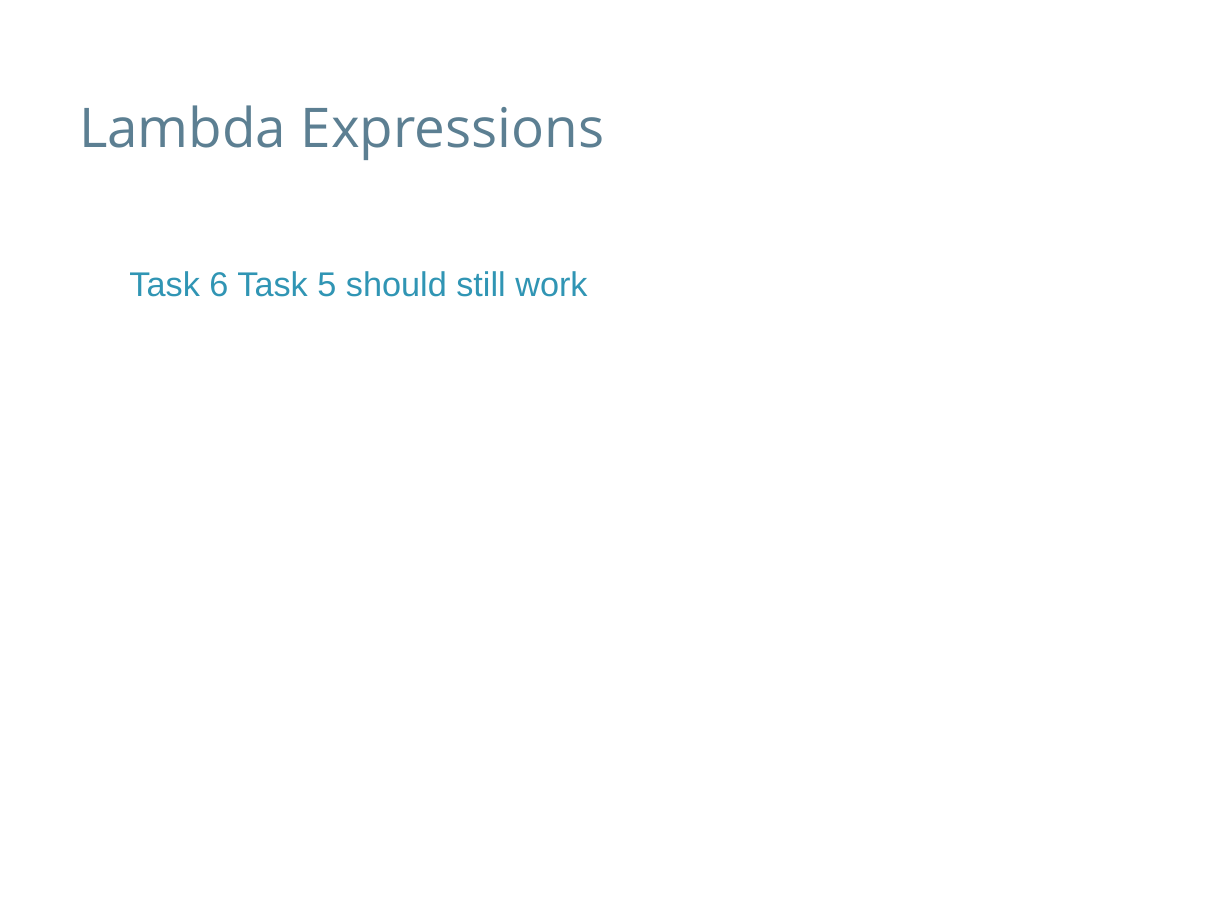
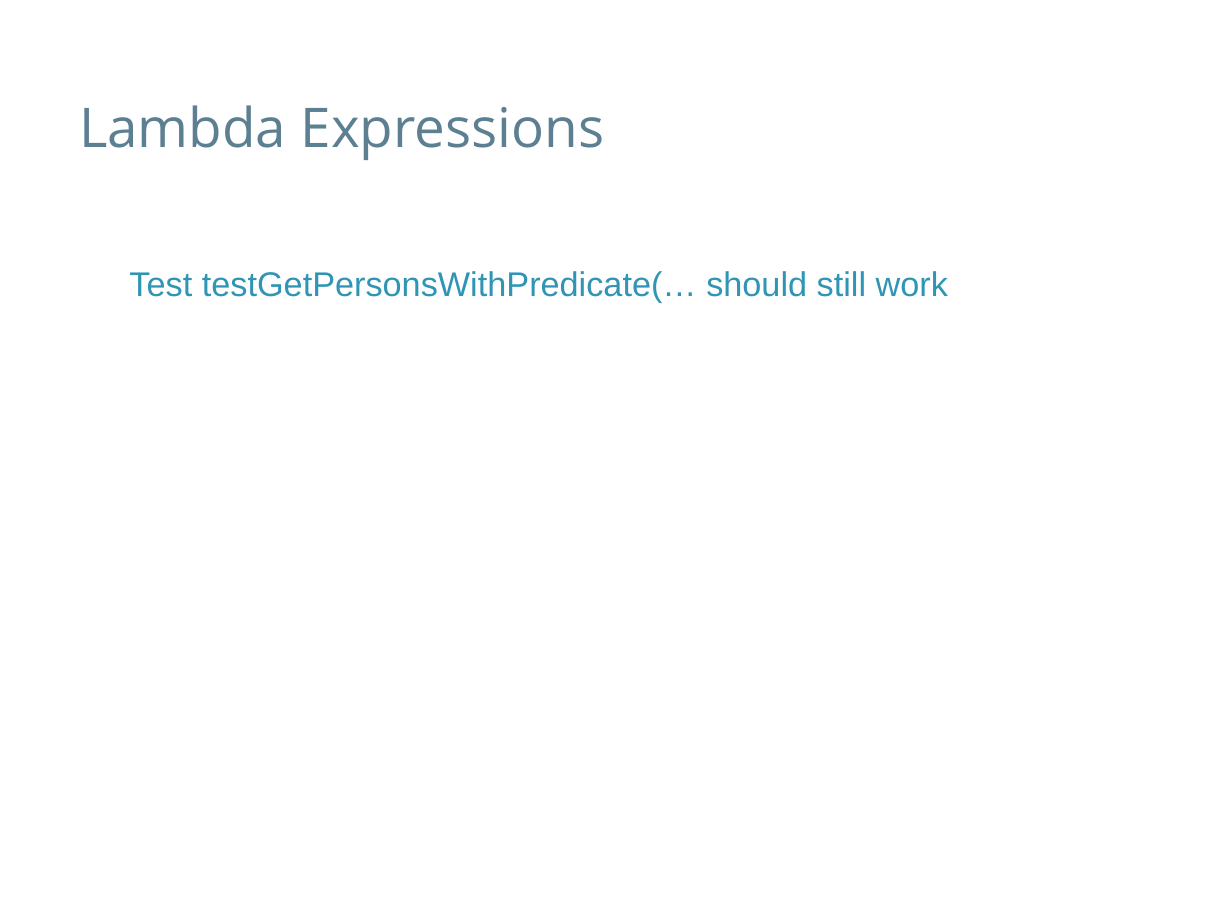
Before and after one commit to speedyswedy/Lambda, a slide deck: slide 14 of slides/Java 8 - Lambda Expresssions.pptx (slide 18 before the commit). Drawn at 1232x924 pixels with LibreOffice and Linux fonts; fonts in the diff are those of the drawing; background and template pictures are left out. Boxes give left, top, right and bottom in pixels: in the first picture for what was removed or moved away, otherwise in the second. Text is boxed around its words. In the diff, an @@ line names an element or a change of style, - is before the commit and + after.

```diff
--- a/slides/Java 8 - Lambda Expresssions.pptx
+++ b/slides/Java 8 - Lambda Expresssions.pptx
@@ text at [129,271,948,302]: text changed @@
-Task 6 Task 5 should still work
+Test testGetPersonsWithPredicate(… should still work
```
Also in this commit, not shown: 10 other slides changed, 7 slides removed, 2 other files.
